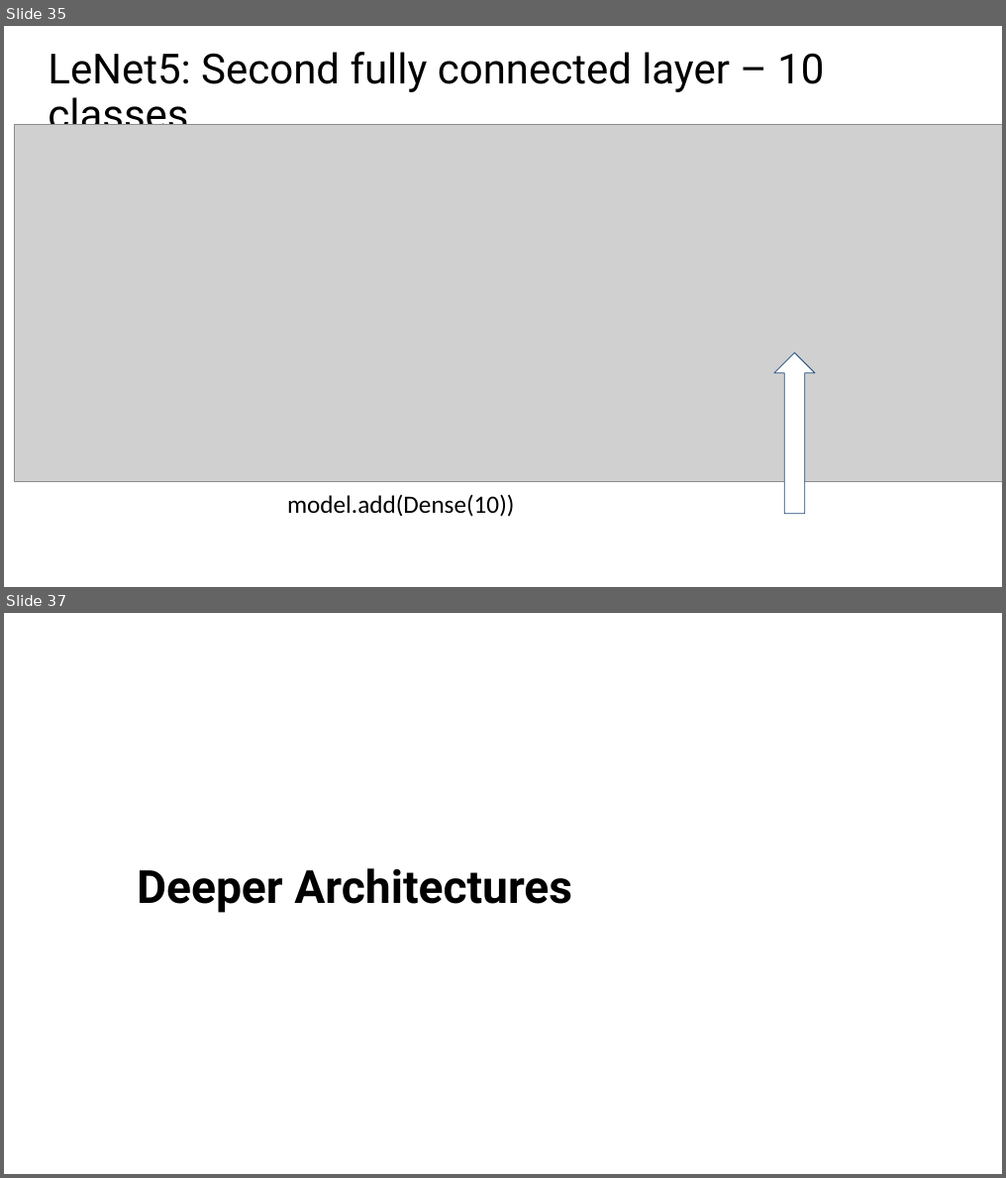
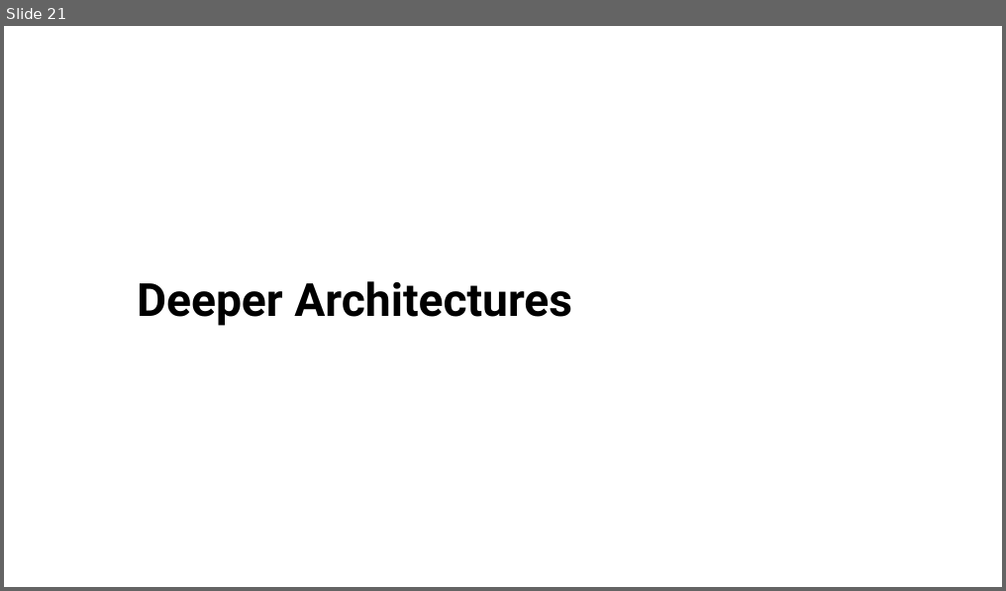
Before and after one commit to StephenElston/CSCI-E25, a slide deck: Slides/6_ConvolutionalNNs.pptx. Shown one above the other, each under a label of ours: slides 35 and 37 before the commit, slide 21 after it; the slides between them are not shown. The pictures are 1006x1178 and 1006x591 pixels, drawn with LibreOffice and Linux fonts; fonts in the diff are those of the drawing; grey boxes stand for pictures; background and template pictures are left out. Boxes give left, top, right and bottom in pixels: in the first picture for what was removed or moved away, otherwise in the second. Text is boxed around its words. In the diff, an @@ line names an element or a change of style, - is before the commit and + after.

```diff
--- a/Slides/6_ConvolutionalNNs.pptx
+++ b/Slides/6_ConvolutionalNNs.pptx
@@ slide 35 removed at <box>4,26,1002,587</box>, background #FFFFFF @@
@@ text removed at <box>48,52,824,139</box> @@
-LeNet5: Second fully connected layer – 10 classes
@@ picture removed at <box>14,124,1002,481</box> @@
@@ down arrow removed at <box>774,353,815,514</box> @@
@@ text removed at <box>287,494,515,517</box> @@
-model.add(Dense(10))
@@ what was slide 37 is now slide 21 @@
```
Also in this commit, not shown: 16 other slides removed.
